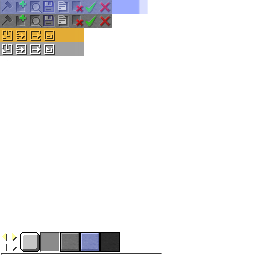
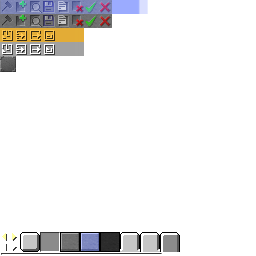
Layered file, before and after one edit (w=256, h=256). Changes by layer:
added layer "background" above "widget" over 0, 56, 16, 72
added layer "pager_n" in group "widget" over 160, 232, 180, 252
added layer "pager副本" in group "widget" over 140, 232, 160, 252
added layer "pager" in group "widget" over 120, 232, 140, 252
